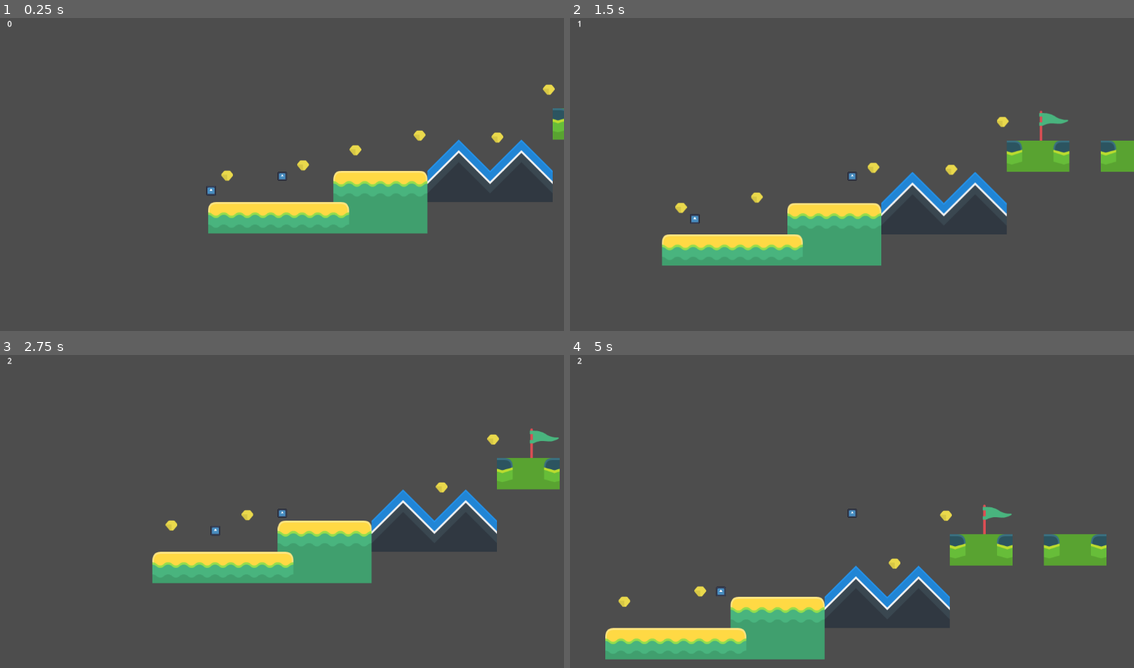
Above: before the commit, frames 1-4 (two rows, left to right).
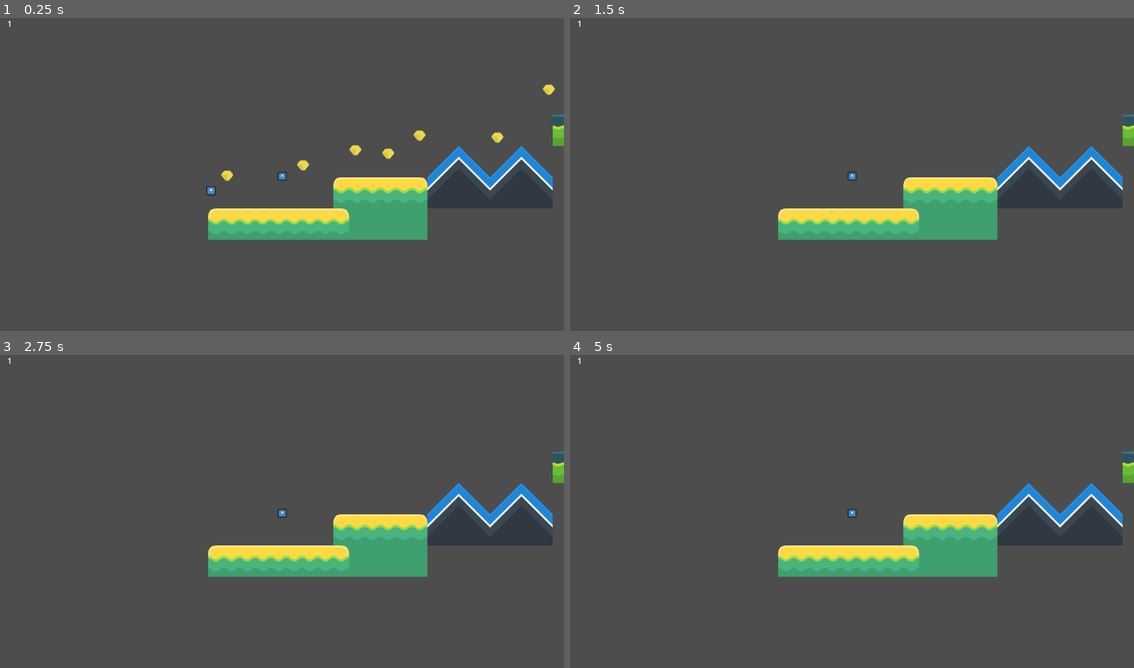
Above: after the commit, the same moments.

Repository: alwod/ADA-GameJam
Game: Godot game, scene res://levels/level_1.tscn
Same seed, same stepped clock (60 frames per second), same inputs: the game is played once before the commit and once after it. The engine's default icon, where the game draws it, is replaced by a stand-in: a white triangle on a blue panel in a dark square.
Inputs:
- Up to frame 1 (0.25 s): no input
- Up to frame 2 (1.5 s): hold S (duck) 0.53-1.28 s; hold D (move_right) from 0.53 s (still down); tap Space (jump) at 0.77 s; tap S (duck) at 1.35 s
- Up to frame 3 (2.75 s): tap Space (jump) at 1.52 s; release D (move_right) at 2.03 s; hold A (move_left) from 2.03 s (still down); hold S (duck) from 2.03 s (still down)
- Up to frame 4 (5 s): release A (move_left) at 2.78 s; release S (duck) at 2.78 s; hold D (move_right) 2.78-4.28 s; tap S (duck) at 2.85, 4.35 s; tap Space (jump) at 3.02, 3.77, 4.52 s; hold S (duck) 3.53-4.28 s; hold A (move_left) from 4.28 s (still down)

The runs differ from the first frame. In frame 1, 5.2% of the frame differs, in the area x 1-100%, y 0-71%; in frame 2, 13%; in frame 3, 10%; in frame 4, 18%, in the area x 1-100%, y 0-98%.

Commit message:
slight changes to level

Diff:
--- a/source/enemy/enemy.gd
+++ b/source/enemy/enemy.gd
@@ -12,6 +12,5 @@
 		return
 
 	var direction = global_position.direction_to(player.global_position)
-	print("Direction to player:", direction)
 	velocity = direction * movement_speed
 	move_and_slide()
--- a/source/levels/level_1.tscn
+++ b/source/levels/level_1.tscn
@@ -489,14 +489,14 @@
 
 [node name="Level1" type="Node"]
 
-[node name="TileMapLayer" type="TileMapLayer" parent="."]
-position = Vector2(-21, 18)
+[node name="CharacterBody2D" parent="." instance=ExtResource("2_jirdo")]
+position = Vector2(-62, -48)
+
+[node name="TileMapLayer" type="TileMapLayer" parent="CharacterBody2D"]
+position = Vector2(41, 66)
 tile_map_data = PackedByteArray("AAD9/wAAAAABAAMAAAD+/wAAAAACAAMAAAD//wAAAAACAAMAAAAAAAAAAAACAAMAAAABAAAAAAAFAAQAAAACAA …(288 unchanged characters)…
 tile_set = SubResource("TileSet_bt44k")
 
-[node name="CharacterBody2D" parent="." instance=ExtResource("2_jirdo")]
-position = Vector2(-62, -48)
-
 [node name="Coin" parent="." instance=ExtResource("3_bt44k")]
 position = Vector2(88, -88)
 
@@ -517,3 +517,9 @@
 
 [node name="Enemy" parent="." instance=ExtResource("4_kx6l7")]
 position = Vector2(-219, -2)
+
+[node name="Coin7" parent="." instance=ExtResource("3_bt44k")]
+position = Vector2(-66, -25)
+
+[node name="Coin8" parent="." instance=ExtResource("3_bt44k")]
+position = Vector2(155, -81)
